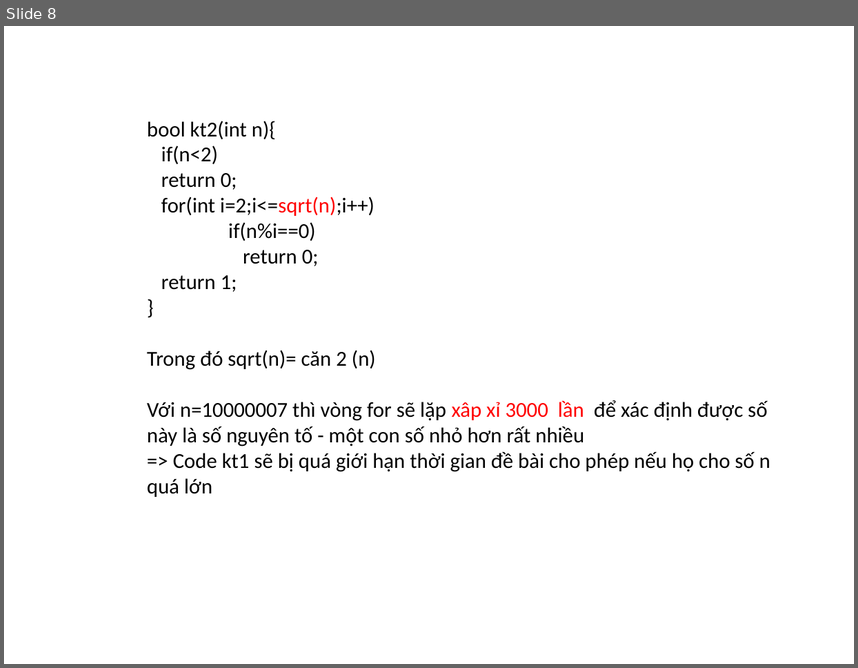
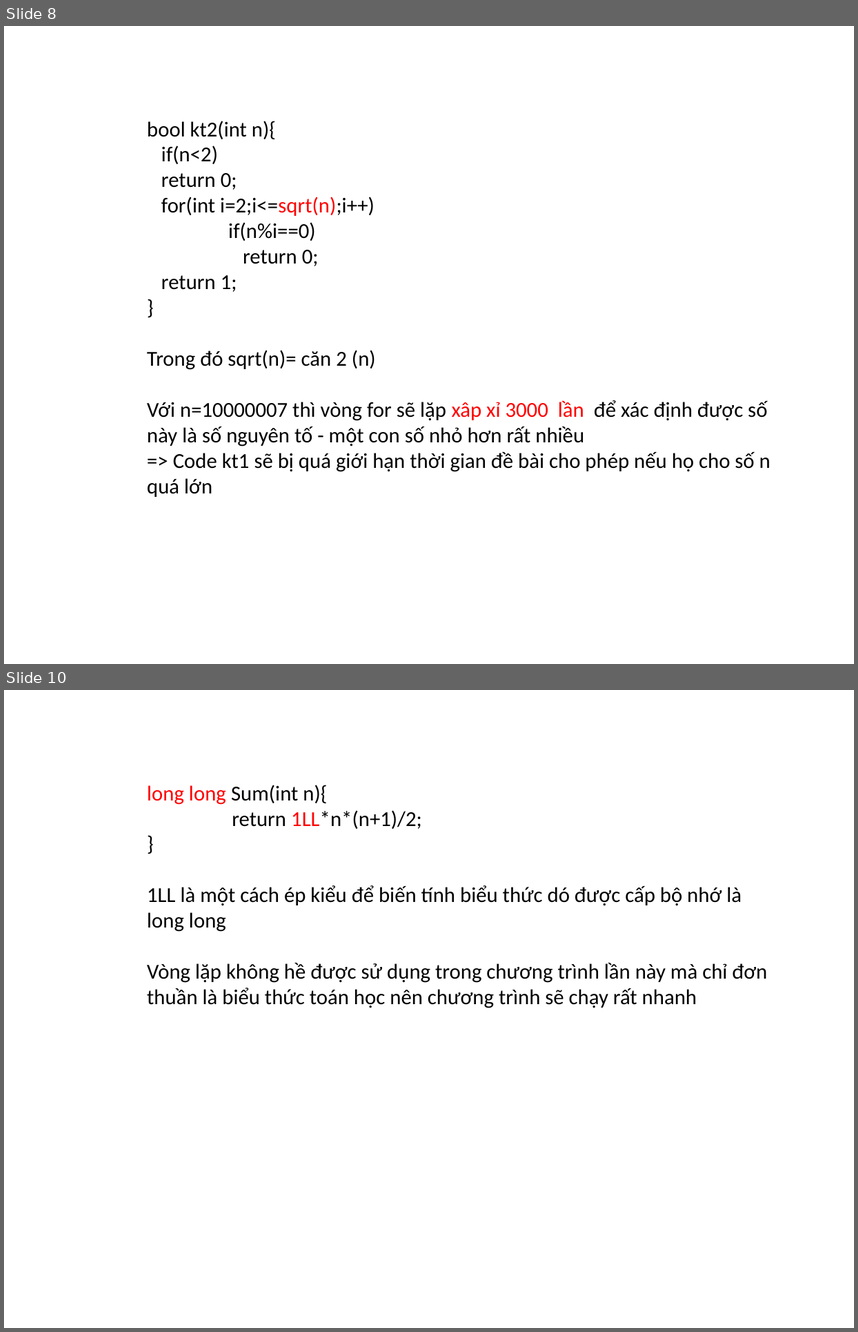
Before and after one commit to duyenbit2212/The-NOOB, a slide deck: Wecode_GotTalent/Hao/TaiLieuTrain/cacloithidau.pptx. Shown one above the other, each under a label of ours: slide 8 before the commit, slides 8 and 10 after it; the slides between them are not shown. The pictures are 858x668 and 858x1332 pixels, drawn with LibreOffice and Linux fonts; fonts in the diff are those of the drawing; background and template pictures are left out. Boxes give left, top, right and bottom in pixels: in the first picture for what was removed or moved away, otherwise in the second. Text is boxed around its words. In the diff, an @@ line names an element or a change of style, - is before the commit and + after.

```diff
--- a/Wecode_GotTalent/Hao/TaiLieuTrain/cacloithidau.pptx
+++ b/Wecode_GotTalent/Hao/TaiLieuTrain/cacloithidau.pptx
@@ slide 10 added at (x1=4, y1=690, x2=854, y2=1328), background picture (left out) @@
@@ text added at (x1=147, y1=785, x2=767, y2=1008), 18 pt, text #000000 @@
+long long Sum(int n){
+return 1LL*n*(n+1)/2;
+}
+1LL là một cách ép kiểu để biến tính biểu thức dó được cấp bộ nhớ là long long
+Vòng lặp không hề được sử dụng trong chương trình lần này mà chỉ đơn thuần là biểu thức toán học nên chương trình sẽ chạy rất nhanh
```
Also in this commit, not shown: 2 other slides added, 1 slide removed, 45 other files.
